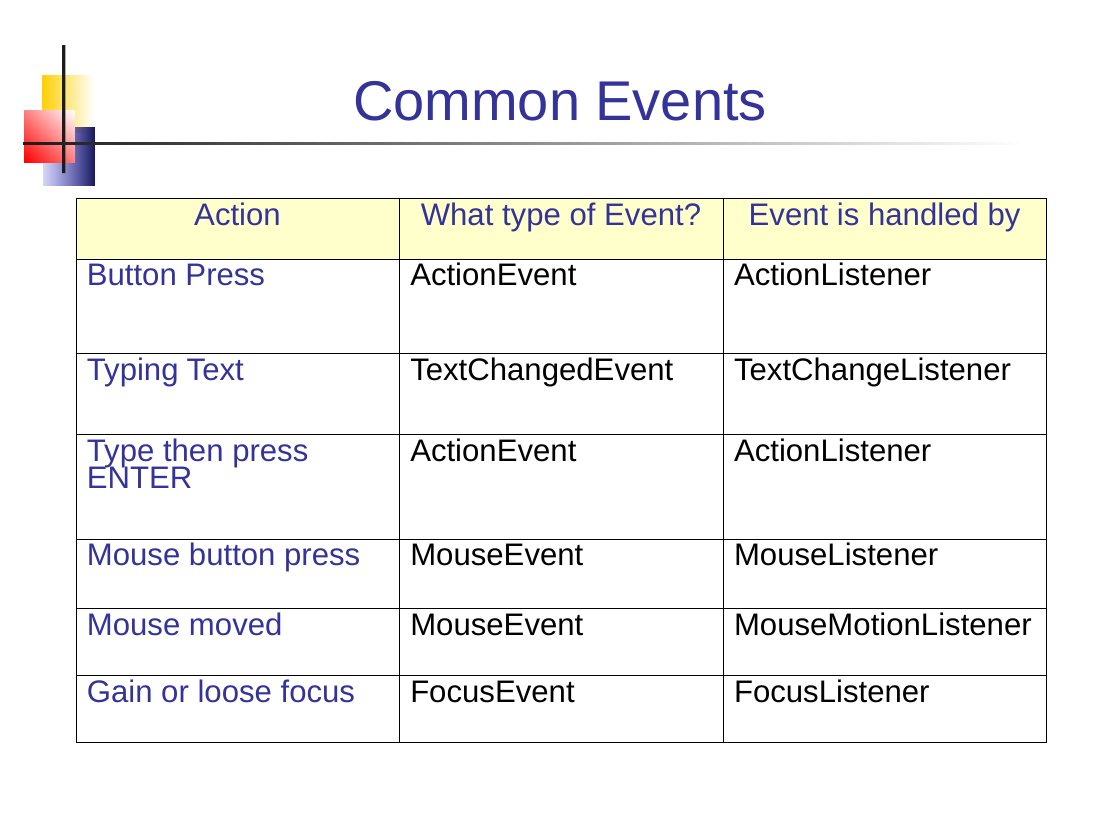
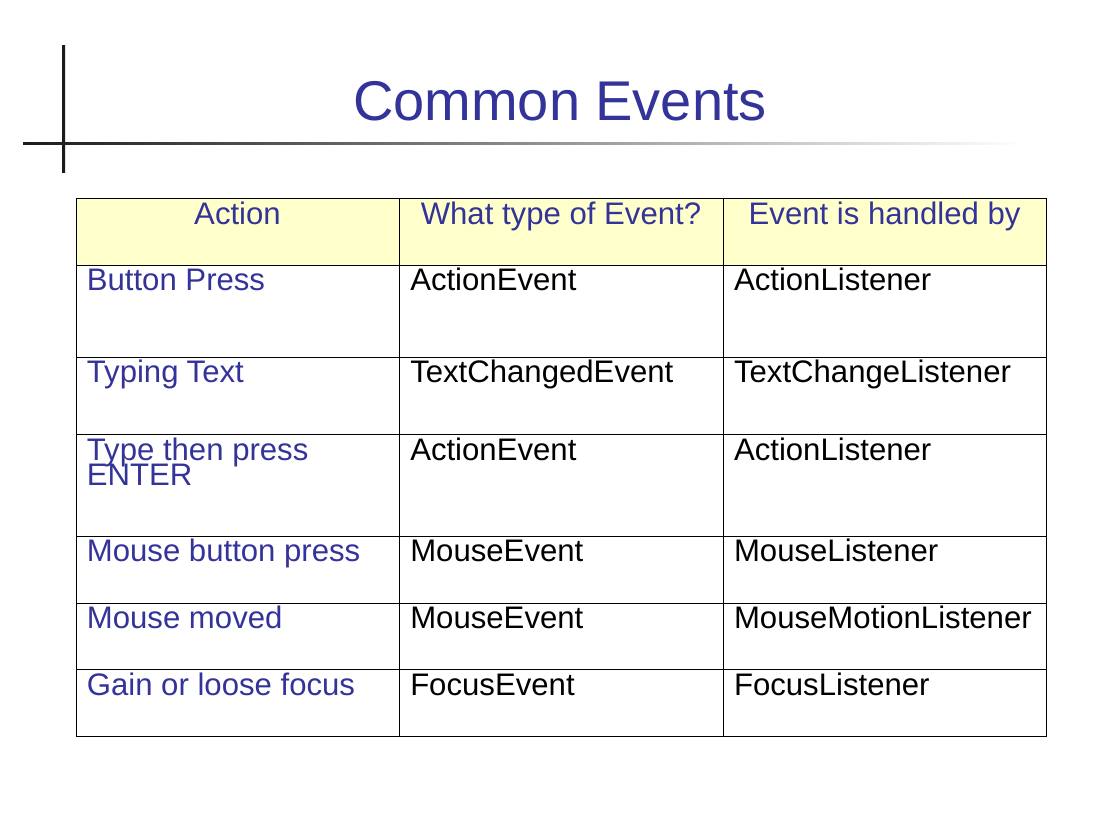
Before and after one commit to skeoop/skeoop.github.io, a slide deck: slide 18 of week7/Graphics-3-Event Handling.ppt. Drawn at 1120x840 pixels with LibreOffice and Linux fonts; fonts in the diff are those of the drawing. Boxes give left, top, right and bottom in pixels: in the first picture for what was removed or moved away, otherwise in the second. Text is boxed around its words. In the diff, an @@ line names an element or a change of style, - is before the commit and + after.

```diff
--- a/week7/Graphics-3-Event Handling.ppt
+++ b/week7/Graphics-3-Event Handling.ppt
@@ rectangle removed at bbox=[41, 75, 94, 133] @@
@@ rectangle removed at bbox=[25, 111, 75, 162] @@
@@ rectangle removed at bbox=[44, 128, 94, 186] @@
@@ table at bbox=[76, 198, 1047, 736] @@
@@ line spacing 0.78 to 0.73 @@
```
Also in this commit, not shown: 21 other slides changed, 8 other files.
